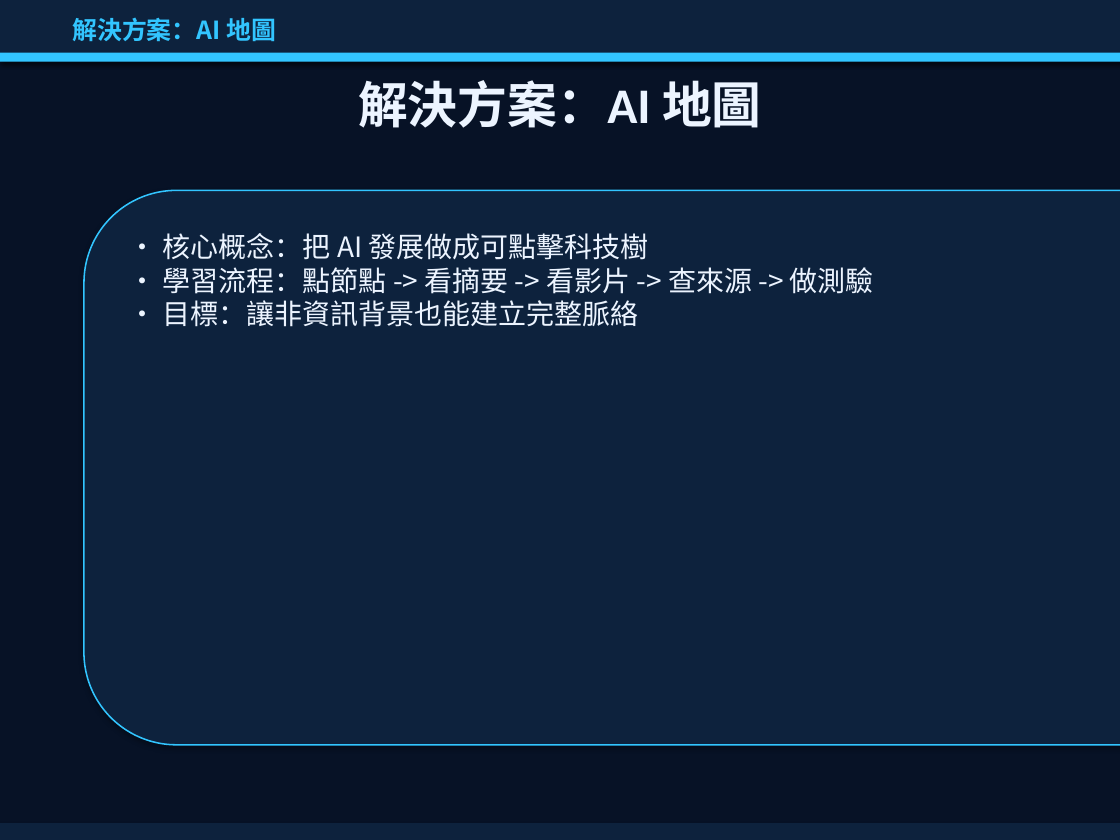
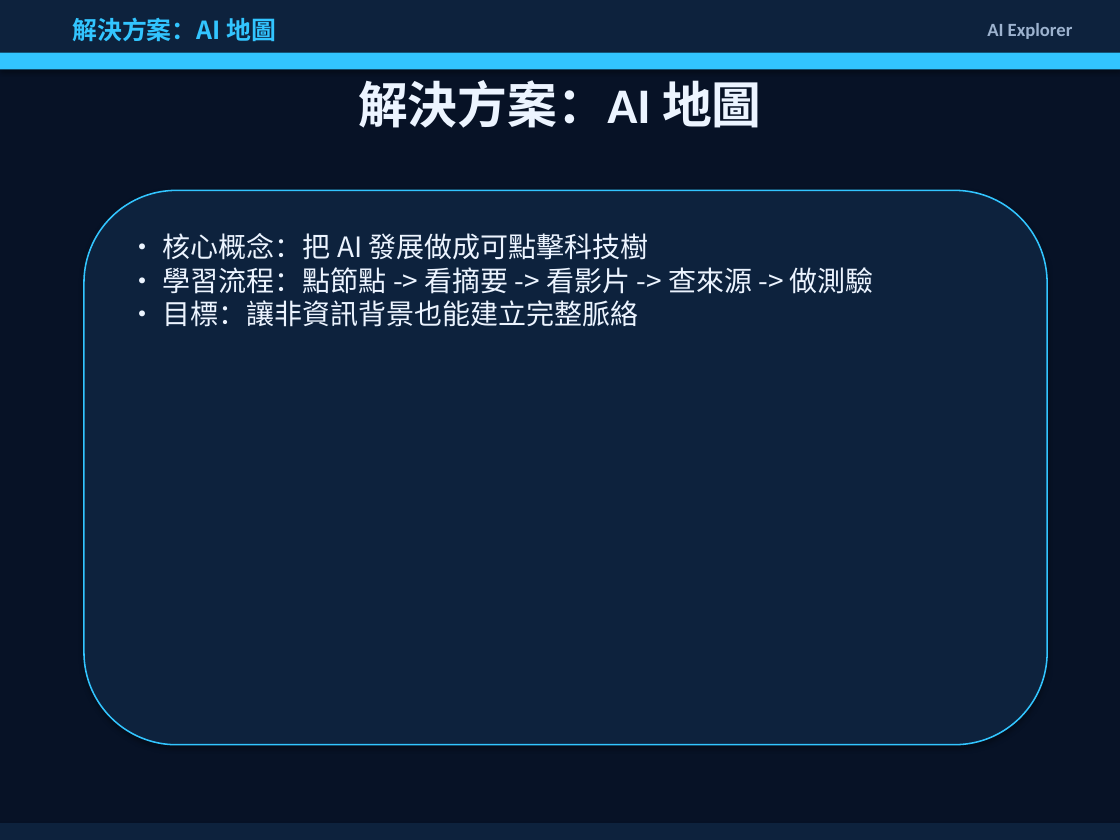
Before and after one commit to Rwei0921/aiclass, a slide deck: slide 4 of ppt/midterm_report.pptx. Drawn at 1120x840 pixels with LibreOffice and Linux fonts; fonts in the diff are those of the drawing. Boxes give left, top, right and bottom in pixels: in the first picture for what was removed or moved away, otherwise in the second. Text is boxed around its words. In the diff, an @@ line names an element or a change of style, - is before the commit and + after.

```diff
--- a/ppt/midterm_report.pptx
+++ b/ppt/midterm_report.pptx
@@ rectangle: place and size @@
-rectangle at [0, 0, 1120, 62]
+rectangle at [0, 0, 1120, 53]
@@ text added at [987, 23, 1073, 39], 12 pt, text #9DB3CF, bold @@
+AI Explorer
@@ rectangle: place and size @@
-rectangle at [0, 53, 1120, 62]
+rectangle at [0, 53, 1120, 69]
@@ rounded rectangle: place and size @@
-rounded rectangle at [84, 190, 1120, 745]
+rounded rectangle at [84, 190, 1047, 745]
```
Also in this commit, not shown: 13 other slides changed, 2 slides removed, 1 other file.
